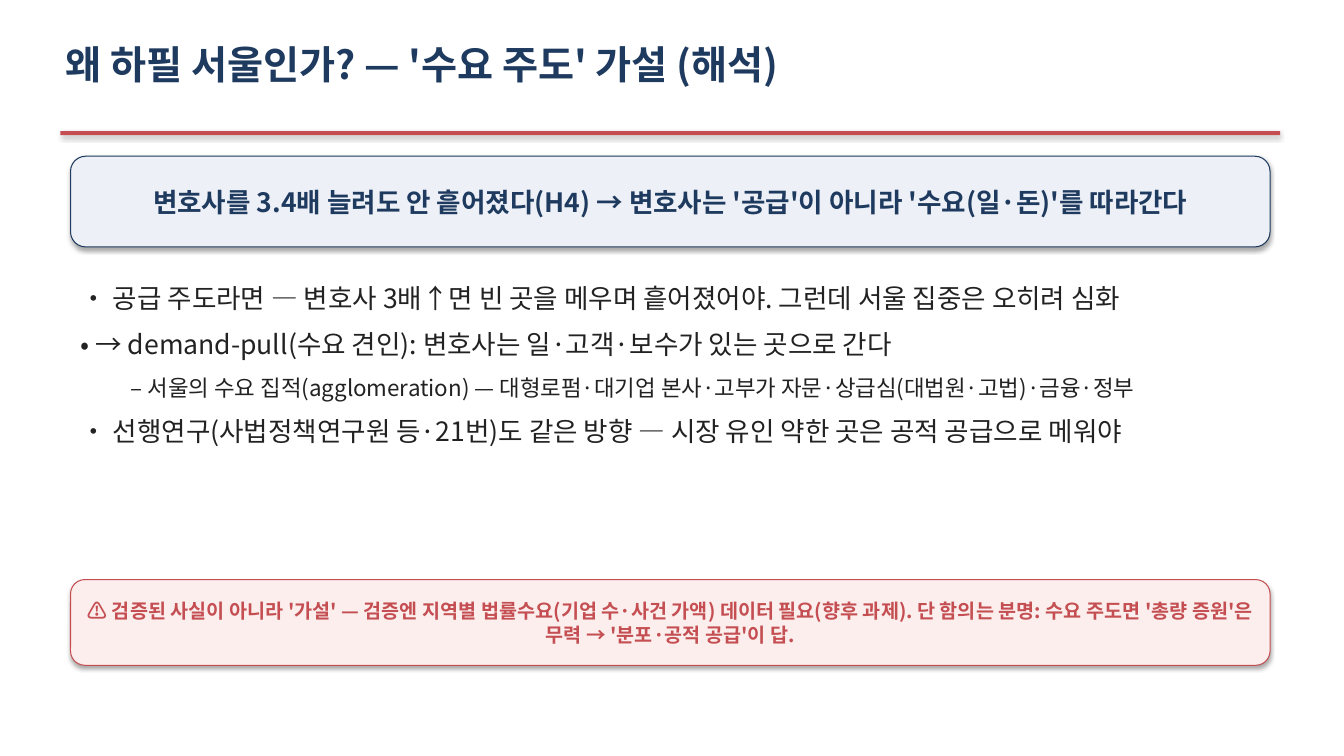
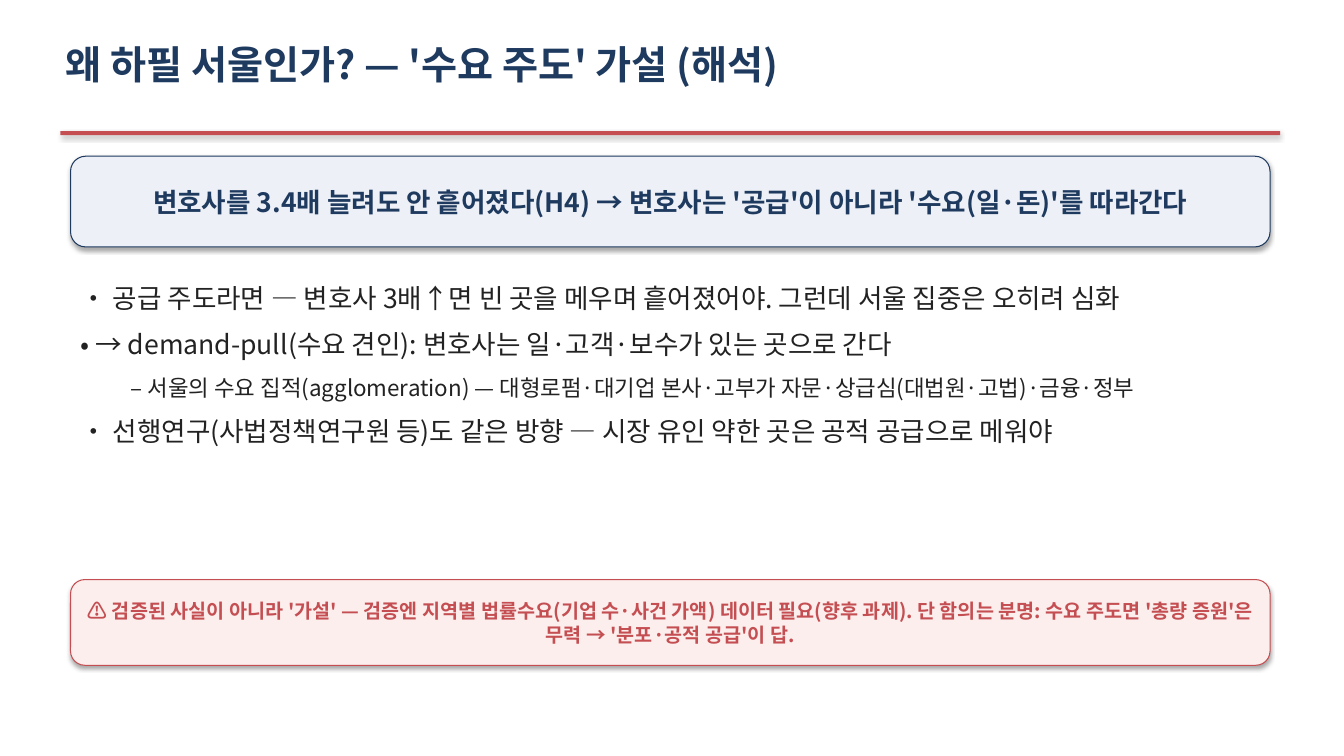
Before and after one commit to Allenkeem/llai-project, a slide deck: slide 20 of reports/발표자료.pptx. Drawn at 1344x756 pixels with LibreOffice and Linux fonts; fonts in the diff are those of the drawing. Boxes give left, top, right and bottom in pixels: in the first picture for what was removed or moved away, otherwise in the second. Text is boxed around its words. In the diff, an @@ line names an element or a change of style, - is before the commit and + after.

```diff
--- a/reports/발표자료.pptx
+++ b/reports/발표자료.pptx
@@ text at box(113, 419, 1053, 446): text changed @@
-• 선행연구(사법정책연구원 등·21번)도 같은 방향 — 시장 유인 약한 곳은 공적 공급으로 메워야
+• 선행연구(사법정책연구원 등)도 같은 방향 — 시장 유인 약한 곳은 공적 공급으로 메워야
```
Also in this commit, not shown: 16 other slides changed.
